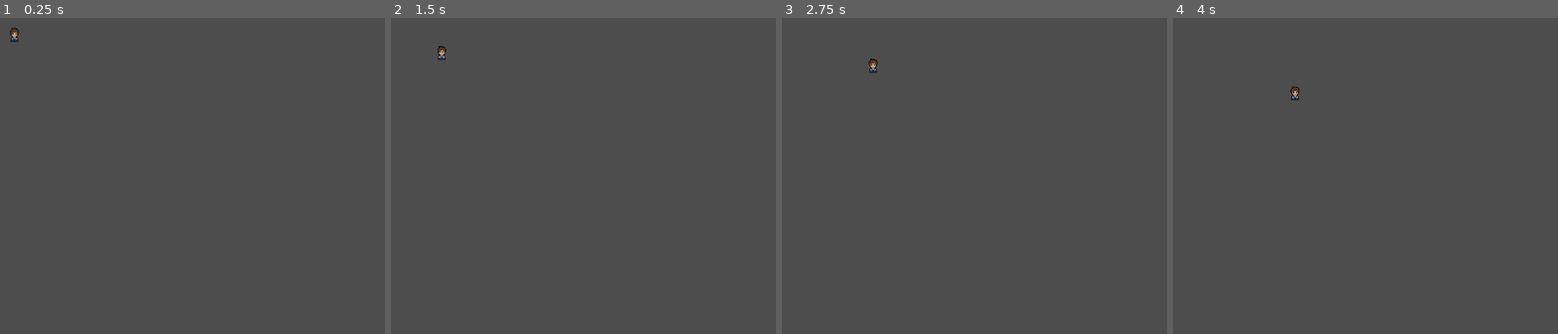
Above: before the commit, frames 1-4 (left to right).
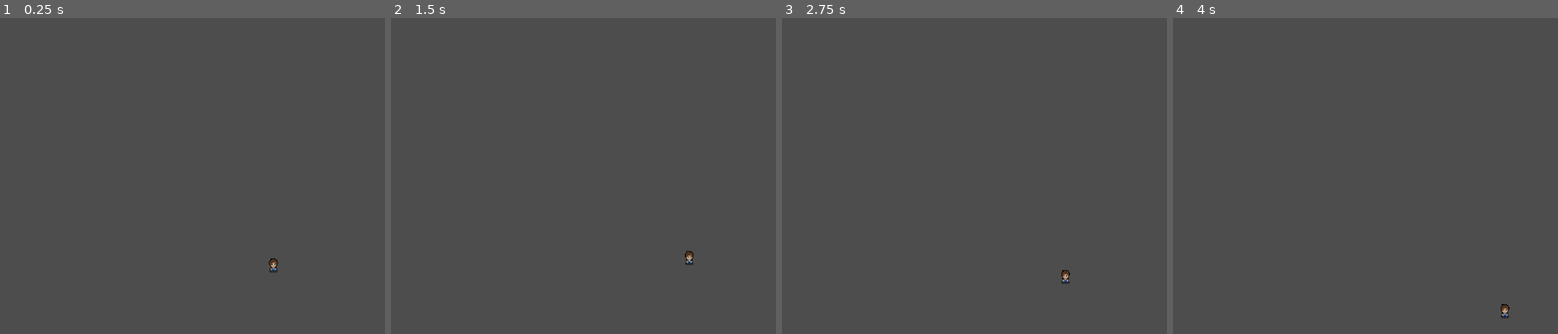
Above: after the commit, the same moments.

Repository: AllainDM/winter_jam
Game: Godot game, scene res://scene/sa_test_scene.tscn
The game is run twice, just before and just after one commit, with the same random seed, the same clock (stepped at 60 frames per second) and the same inputs. Before the commit the project starts from res://scene/bots.tscn.
Inputs (mouse positions are in pixels of both pictures, inside the frame that each line leads up to):
- Up to frame 1 (0.25 s): no input
- Up to frame 2 (1.5 s): tap Enter at 0.5 s; move the mouse to (outside the picture) at 0.52 s; hold Right (ui_right) 0.53-1.28 s; click (outside the picture) at 0.67 s; move the mouse to (622, 258) at 1.27 s; hold Down (ui_down) from 1.28 s (still down)
- Up to frame 3 (2.75 s): tap Space at 2 s; move the mouse to (outside the picture) at 2.02 s; release Down (ui_down) at 2.03 s; hold Right (ui_right) from 2.03 s (still down)
- Up to frame 4 (4 s): tap Enter at 2.75 s; move the mouse to (1523, 321) at 2.77 s; release Right (ui_right) at 2.78 s; hold Up (ui_up) 2.78-3.53 s; click (1523, 321) at 2.92 s; move the mouse to (outside the picture) at 3.52 s; hold Left (ui_left) from 3.53 s (still down)

The runs differ from the first frame. In frame 1, 0.2% of the frame differs, in the area x 2-73%, y 3-81%; in frame 2, 0.2%; in frame 3, 0.2%; in frame 4, 0.2%.

Commit message:
Бот отталкивается от стен. Тестовая сцена для бота

Diff:
--- a/project.godot
+++ b/project.godot
@@ -11,7 +11,7 @@
 [application]
 
 config/name="winter_jam"
-run/main_scene="uid://b1maio5hqo01d"
+run/main_scene="uid://de23dvn0084yt"
 config/features=PackedStringArray("4.5", "Forward Plus")
 config/icon="res://icon.svg"
 
--- a/scene/bots.tscn
+++ b/scene/bots.tscn
@@ -2,8 +2,6 @@
 
 [ext_resource type="Script" uid="uid://bh0ygqsaxecdt" path="res://script/bot_scene.gd" id="1_oms2k"]
 [ext_resource type="Texture2D" uid="uid://bl7lo3pum5tj1" path="res://player.png" id="1_opt03"]
-
-[sub_resource type="CircleShape2D" id="CircleShape2D_oms2k"]
 
 [sub_resource type="AtlasTexture" id="AtlasTexture_s07rj"]
 atlas = ExtResource("1_opt03")
@@ -55,17 +53,21 @@
 "speed": 5.0
 }]
 
+[sub_resource type="CircleShape2D" id="CircleShape2D_oms2k"]
+
 [node name="bots" type="CharacterBody2D"]
-position = Vector2(12, 16)
+position = Vector2(431, 367)
 script = ExtResource("1_oms2k")
 
 [node name="Area2D" type="Area2D" parent="."]
-
-[node name="CollisionShape2D" type="CollisionShape2D" parent="Area2D"]
-shape = SubResource("CircleShape2D_oms2k")
+position = Vector2(2, 0)
 
 [node name="AnimatedSprite2D" type="AnimatedSprite2D" parent="."]
 texture_filter = 1
 position = Vector2(0, -8)
 sprite_frames = SubResource("SpriteFrames_nq6sn")
 animation = &"idle"
+
+[node name="CollisionShape2D" type="CollisionShape2D" parent="."]
+position = Vector2(0, 1)
+shape = SubResource("CircleShape2D_oms2k")
--- /dev/null
+++ b/scene/sa_test_scene.tscn
@@ -0,0 +1,13 @@
+[gd_scene load_steps=2 format=3 uid="uid://de23dvn0084yt"]
+
+[ext_resource type="PackedScene" uid="uid://b1maio5hqo01d" path="res://scene/bots.tscn" id="1_vn5jk"]
+
+[node name="SA_test_scene" type="Node2D"]
+
+[node name="bots" parent="." instance=ExtResource("1_vn5jk")]
+
+[node name="StaticBody2D" type="StaticBody2D" parent="."]
+
+[node name="CollisionPolygon2D" type="CollisionPolygon2D" parent="StaticBody2D"]
+position = Vector2(288, 14)
+polygon = PackedVector2Array(-134, 339, 683, 308, 547, 210, -151, 279)
--- a/script/bot_scene.gd
+++ b/script/bot_scene.gd
@@ -2,7 +2,7 @@
 
 @onready var anim: AnimatedSprite2D = $AnimatedSprite2D
 @onready var start_position: Vector2 = position
-var speed: int = 50
+var speed: int = 100
 var target: CharacterBody2D = null
 var can_move: bool = true
 
@@ -12,10 +12,37 @@
 var target_position: Vector2 = Vector2.ZERO
 
 
+#
+var wander_radius: float = 150.0  # Радиус блуждания
+var wander_timer: float = 0.0     # Таймер для смены цели
+# var wander_interval: float = 2.0  # Интервал смены цели (в секундах)
+var wander_interval: float = randf_range(1.0, 4.0)  # Интервал сразу рандомный
+
+
 func _ready():
 	add_to_group("enemy")
 	# Устанавливаем начальную цель в координаты (500, 500)
-	target_position = Vector2(500, 500)
+	# target_position = Vector2(500, 500)
+
+	# Инициализируем случайную позицию для блуждания
+	target_position = get_random_wander_target()
+
+
+
+# Функция для расчета рандомной позиции
+func get_random_wander_target() -> Vector2:
+	# Генерируем случайную точку в круге радиусом wander_radius
+	var random_angle = randf_range(0, TAU)  # TAU = 2 * PI
+	var random_distance = randf_range(0, wander_radius)
+
+	# Вычисляем смещение от стартовой позиции
+	var offset = Vector2(
+		cos(random_angle) * random_distance,
+		sin(random_angle) * random_distance
+	)
+
+	# Возвращаем конечную позицию
+	return start_position + offset
 
 
 
@@ -25,19 +52,36 @@
 			set_target_to_mouse_click()
 
 
+
 func set_target_to_mouse_click() -> void:
 	# Получаем позицию мыши в глобальных координатах мира
 	target_position = get_global_mouse_position()
 	print("Новая цель установлена: ", target_position)
 
 
-func _physics_process(_delta: float) -> void:
+
+func _physics_process(delta: float) -> void:
 	if !can_move:
 		print("Не можем двигаться")
 		return
 
 	var move_direction = Vector2.ZERO
 
+	# ДОБАВЛЯЕМ ПРОВЕРКУ ДОСТИЖЕНИЯ ЦЕЛИ
+	var distance_to_target = position.distance_to(target_position)
+	if distance_to_target < 5.0:  # Если близко к цели (5 пикселей)
+		# Получаем новую случайную цель
+		target_position = get_random_wander_target()
+		wander_timer = 0.0  # Сбрасываем таймер
+		print("Цель достигнута, новая цель: ", target_position)
+
+
+	# ДОБАВИТЬ обновление таймера и смену цели
+	wander_timer += delta
+	if wander_timer >= wander_interval:
+		target_position = get_random_wander_target()
+		wander_timer = 0.0
+		print("Случайная цель: ", target_position)
 
 	# Двигаемся к цели (target_position)
 	if target_position:
@@ -45,9 +89,25 @@
 
 	if move_direction.length() > 0:
 		velocity = move_direction * speed
-		move_and_slide()
-		anim.flip_h = move_direction.x < 0
+		var collisions = move_and_slide()
 
+		# Проверяем все коллизии на текущем кадре
+		for i in get_slide_collision_count():
+			var collision = get_slide_collision(i)
+			var collider = collision.get_collider()
+
+			print("Столкнулся с: ", collider.name)
+
+			# Если уперлись в стену, меняем направление
+			# if collider is TileMap or collider.name.contains("Wall"):
+			target_position = get_random_wander_target()
+			wander_timer = 0.0
+			break
+
+	# if move_direction.length() > 0:
+	# 	velocity = move_direction * speed
+	# 	move_and_slide()
+	# 	anim.flip_h = move_direction.x < 0
 
 
 func die():
